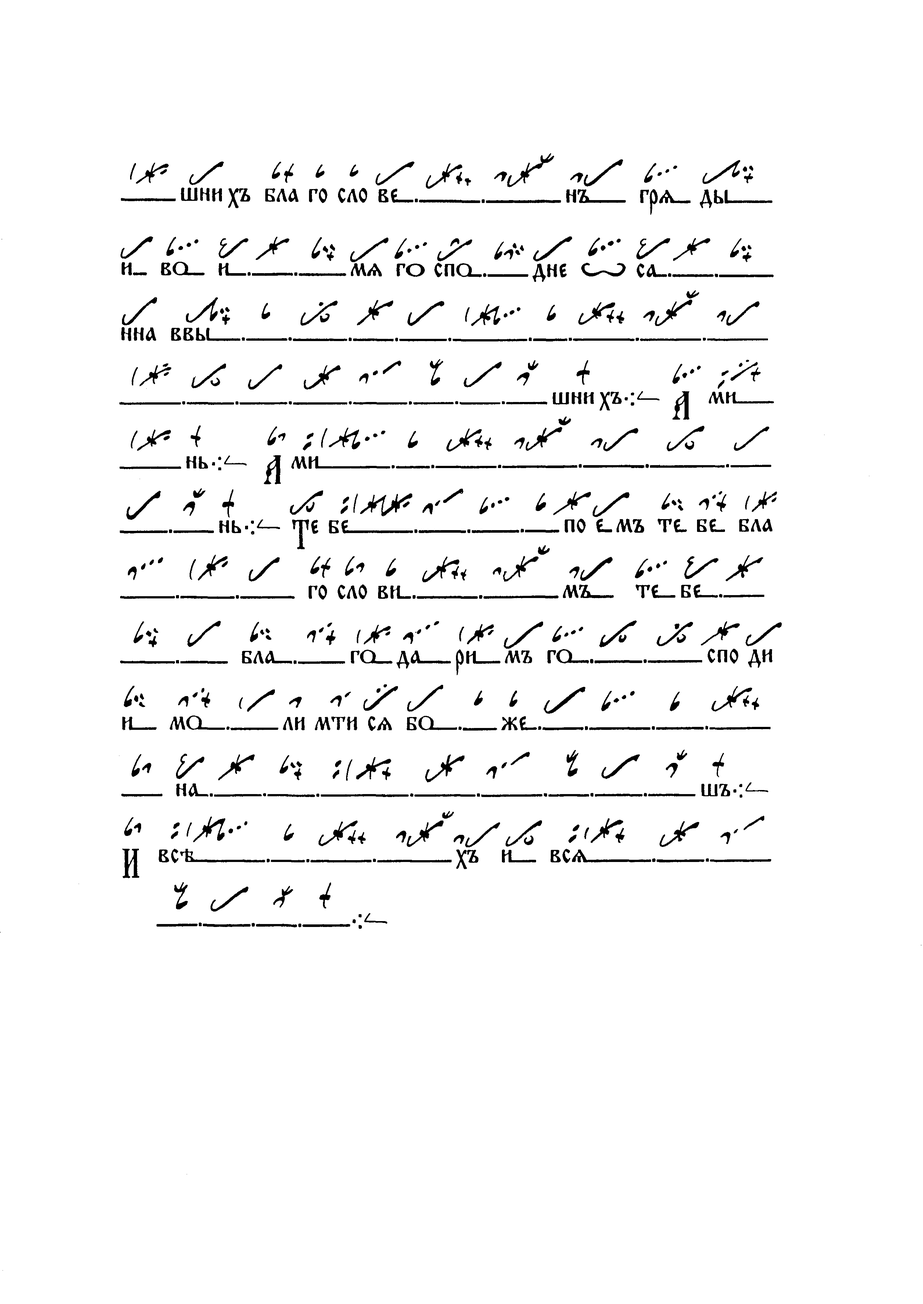
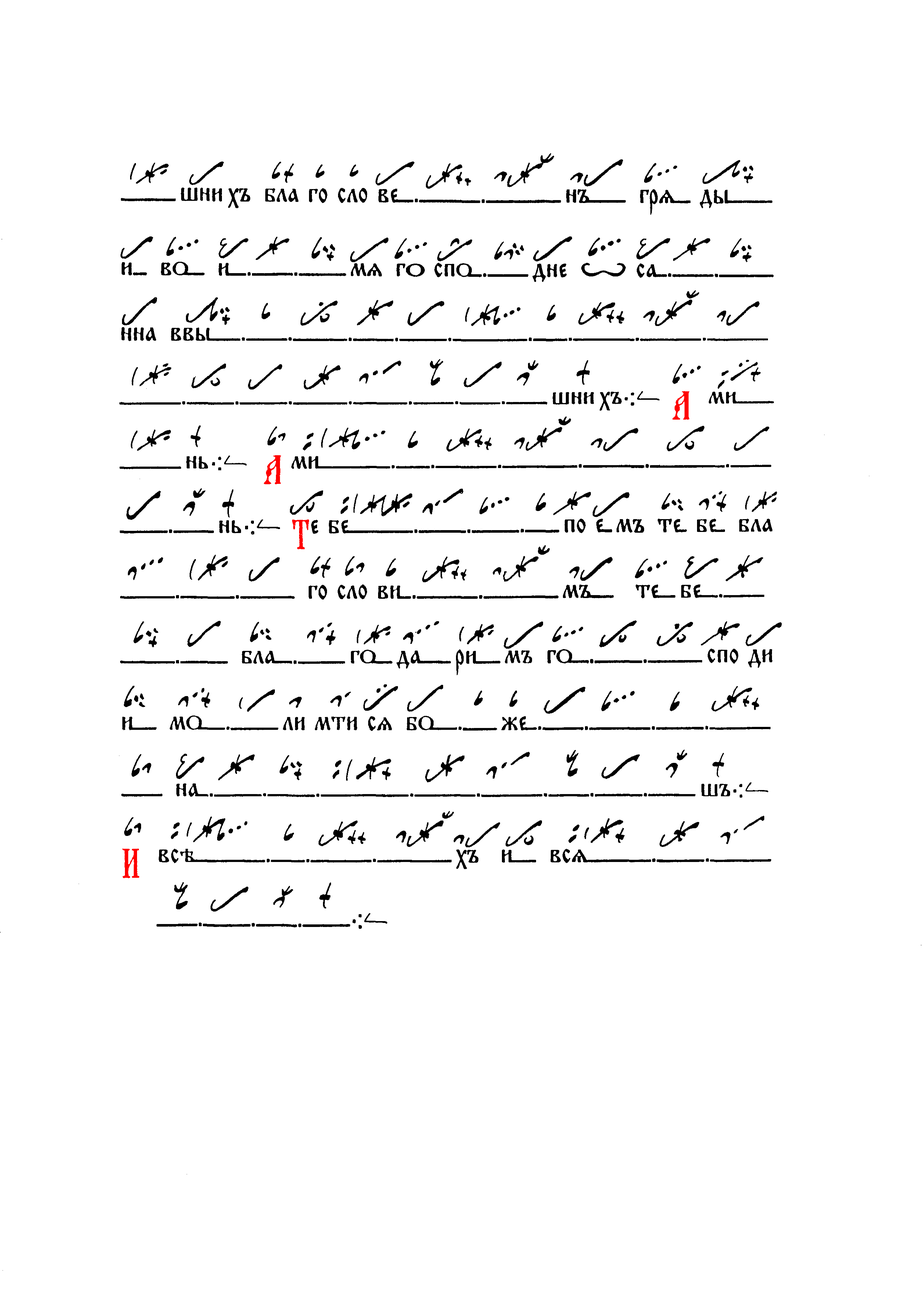
Revision of a layered 923 × 1304 image; what changed, layer by layer:
painted on "Червила" over (x1=122, y1=391, x2=689, y2=879)
painted on "Чернила" over (x1=122, y1=391, x2=689, y2=879)
